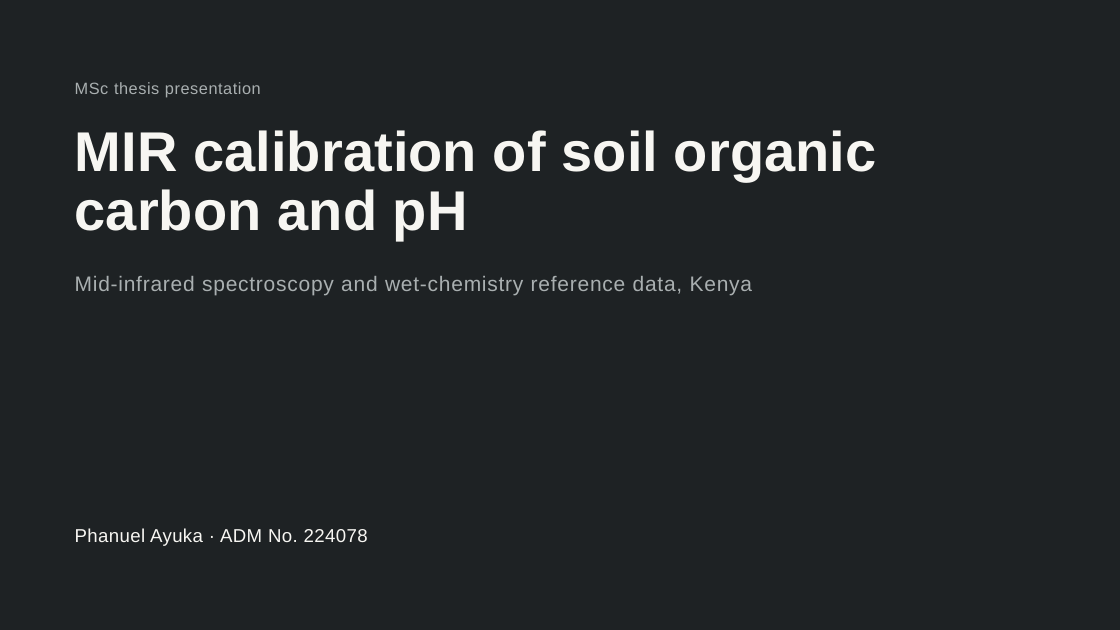
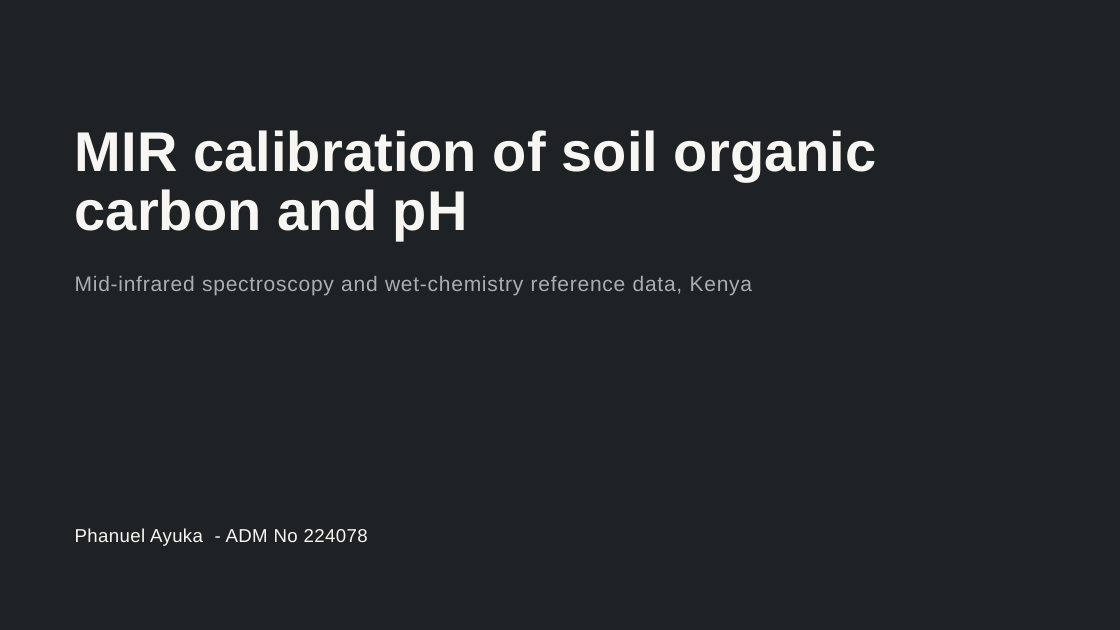
Before and after one commit to phanuelayuka/DSA8401_AML_capstone_project, a slide deck: slide 1 of MIR calibration of soil organic carbon and pH.pptx. Drawn at 1120x630 pixels with LibreOffice and Linux fonts; fonts in the diff are those of the drawing. Boxes give left, top, right and bottom in pixels: in the first picture for what was removed or moved away, otherwise in the second. Text is boxed around its words. In the diff, an @@ line names an element or a change of style, - is before the commit and + after.

```diff
--- a/MIR calibration of soil organic carbon and pH.pptx
+++ b/MIR calibration of soil organic carbon and pH.pptx
@@ text removed at [75, 82, 261, 97] @@
-MSc thesis presentation
@@ text at [75, 528, 368, 546]: text changed @@
-Phanuel Ayuka · ADM No. 224078
+Phanuel Ayuka - ADM No 224078
```
Also in this commit, not shown: 14 other slides changed, 1 slide added, 1 other file.
